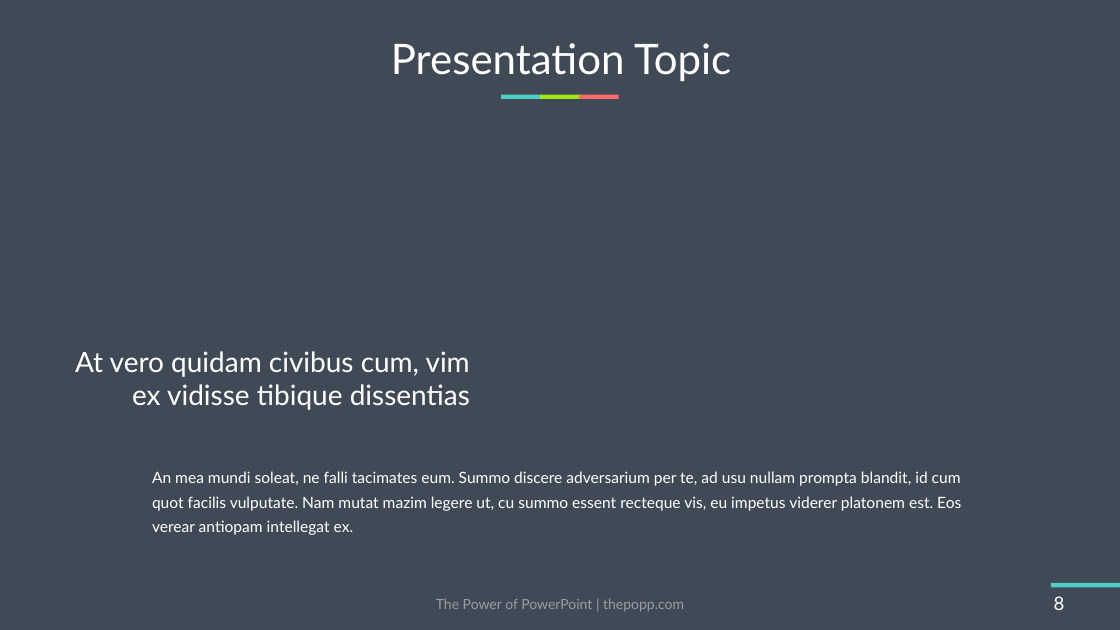
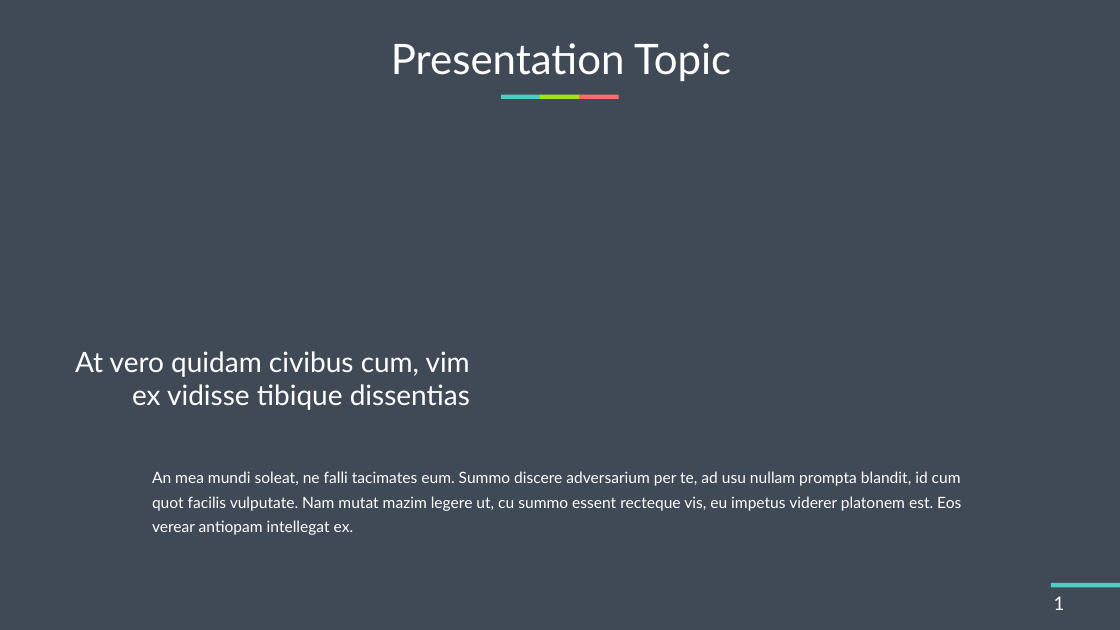
Before and after one commit to sdf34567/pfe, a slide deck: slide 1 of Présentation.pptx (slide 8 before the commit). Drawn at 1120x630 pixels with LibreOffice and Linux fonts; fonts in the diff are those of the drawing. Boxes give left, top, right and bottom in pixels: in the first picture for what was removed or moved away, otherwise in the second. Text is boxed around its words. In the diff, an @@ line names an element or a change of style, - is before the commit and + after.

```diff
--- a/Présentation.pptx
+++ b/Présentation.pptx
@@ text removed at (436, 599, 684, 611) @@
-The Power of PowerPoint | thepopp.com
@@ page number at (1054, 596, 1065, 610): text changed @@
-8
+1
```
Also in this commit, not shown: 1 other slide changed, 2 slides added, 1 slide removed, 6 other files.
